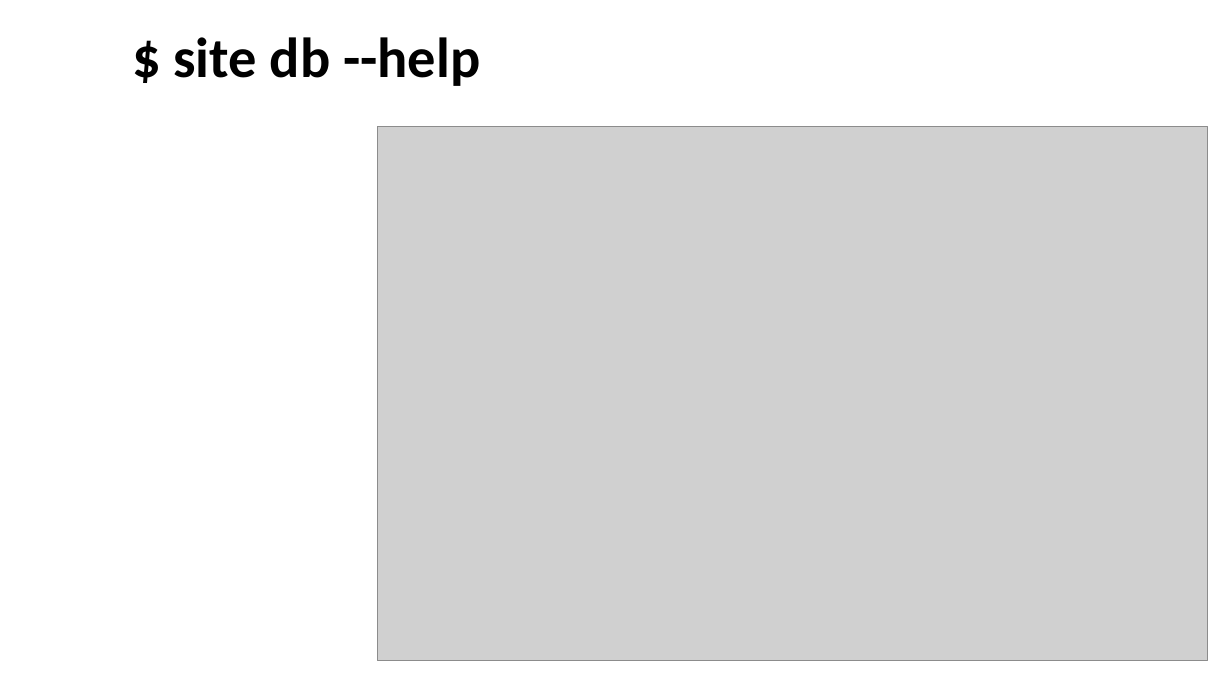
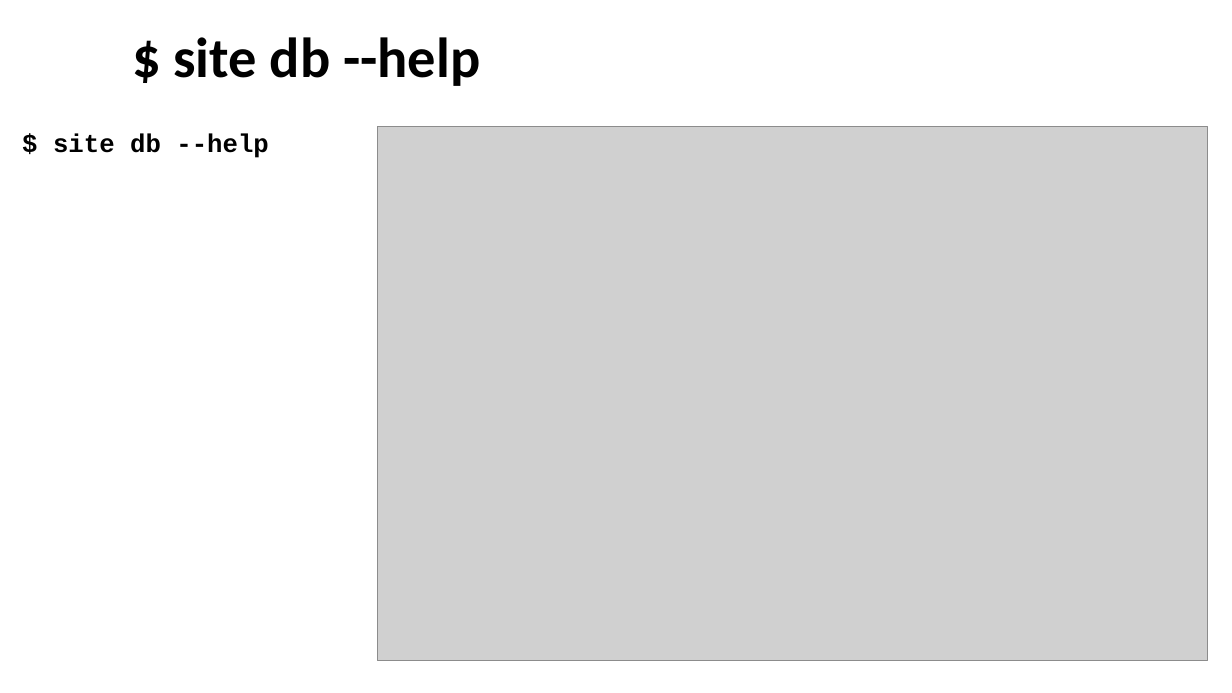
Before and after one commit to enogrob/research-obras-devtools, a slide deck: slide 7 of obras/obras-devtools.pptx. Drawn at 1232x693 pixels with LibreOffice and Linux fonts; fonts in the diff are those of the drawing; grey boxes stand for pictures; background and template pictures are left out. Boxes give left, top, right and bottom in pixels: in the first picture for what was removed or moved away, otherwise in the second. Text is boxed around its words. In the diff, an @@ line names an element or a change of style, - is before the commit and + after.

```diff
--- a/obras/obras-devtools.pptx
+++ b/obras/obras-devtools.pptx
@@ text added at <box>53,133,268,158</box>, 20 pt, text #000000, bold @@
+$ site db --help
```
Also in this commit, not shown: 18 other slides changed, 13 slides added.
